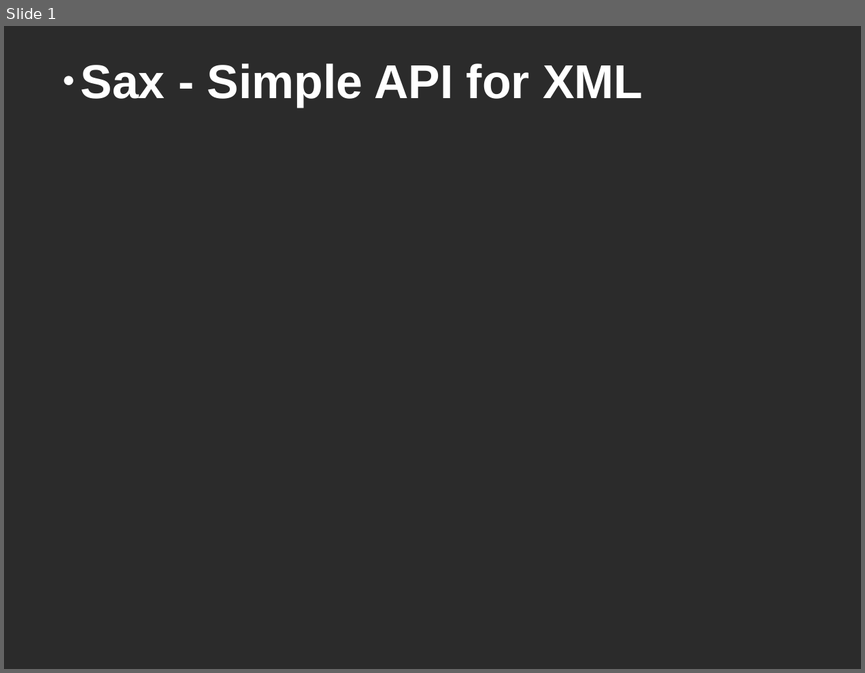
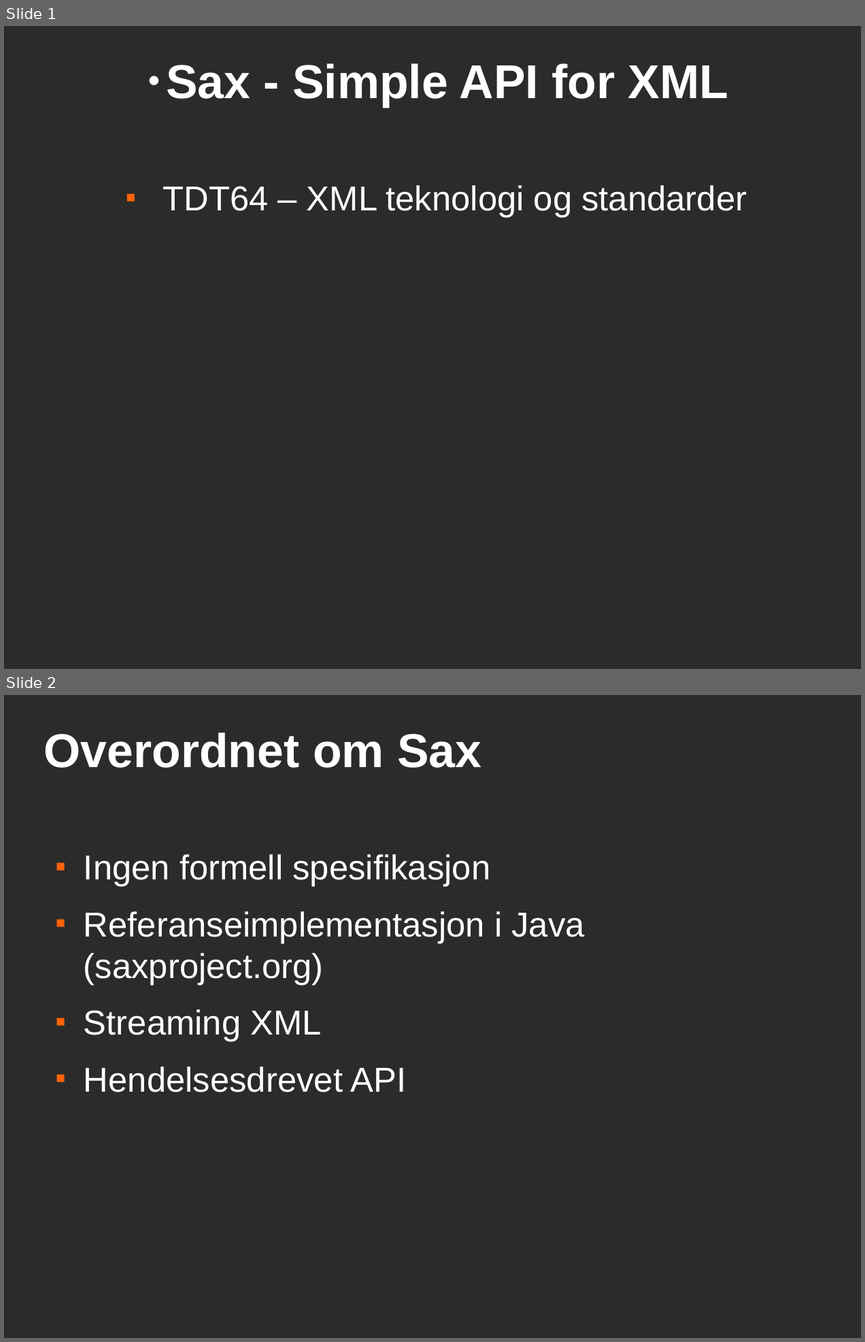
Before and after one commit to andrerav/xqft-parser, a slide deck: doc/sax.odp. Shown one above the other, each under a label of ours: slide 1 before the commit, slides 1 and 2 after it. The pictures are 865x673 and 865x1342 pixels, drawn with LibreOffice and Linux fonts; fonts in the diff are those of the drawing; background and template pictures are left out; a plain dark background stands for a picture behind light text. Boxes give left, top, right and bottom in pixels: in the first picture for what was removed or moved away, otherwise in the second. Text is boxed around its words. In the diff, an @@ line names an element or a change of style, - is before the commit and + after.

```diff
--- a/doc/sax.odp
+++ b/doc/sax.odp
@@ slide 2 added at [4, 695, 861, 1338], background picture (left out) @@
@@ title added at [44, 732, 481, 768], 44 pt, text #FFFFFF, bold @@
+Overordnet om Sax
@@ text added at [84, 854, 584, 1092], 32 pt, text #FFFFFF @@
+■ Ingen formell spesifikasjon
+■ Referanseimplementasjon i Java (saxproject.org)
+■ Streaming XML
+■ Hendelsesdrevet API
@@ slide 1 changed as well @@
@@ title "Sax - Simple API for ..." at [166, 63, 728, 108]: alignment left to centre @@
@@ text added at [162, 185, 747, 218], 32 pt, text #FFFFFF @@
+■ TDT64 – XML teknologi og standarder
```
Also in this commit, not shown: 11 other slides added, 1 slide removed.
